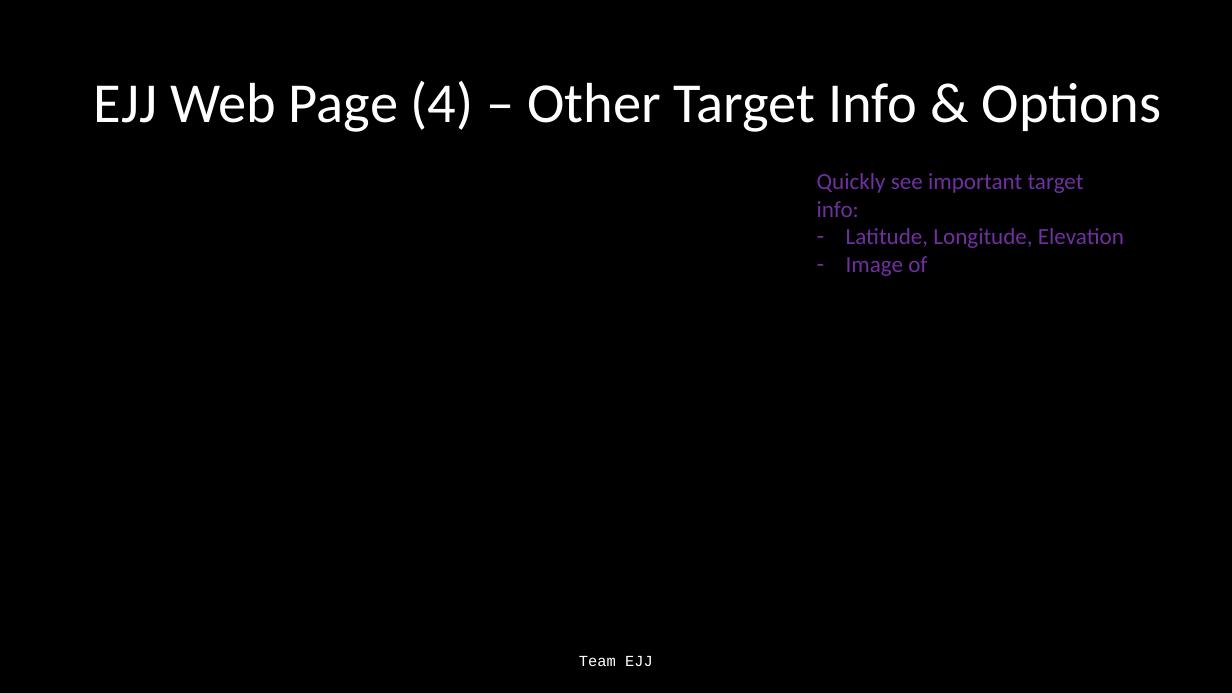
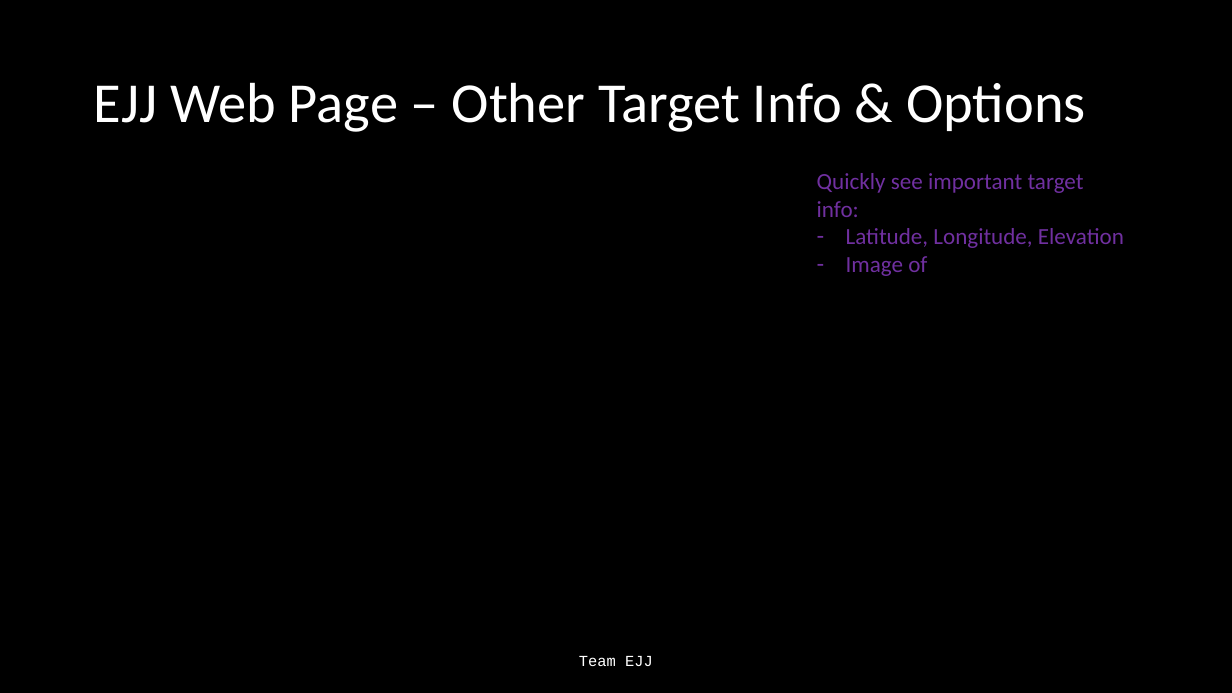
Before and after one commit to Jonathan805/RestrictedPlanning, a slide deck: slide 16 of TeamEJJ.pptx (slide 15 before the commit). Drawn at 1232x693 pixels with LibreOffice and Linux fonts; fonts in the diff are those of the drawing. Boxes give left, top, right and bottom in pixels: in the first picture for what was removed or moved away, otherwise in the second. Text is boxed around its words. In the diff, an @@ line names an element or a change of style, - is before the commit and + after.

```diff
--- a/TeamEJJ.pptx
+++ b/TeamEJJ.pptx
@@ title at (x1=94, y1=82, x2=1086, y2=132): text changed @@
-EJJ Web Page (4) – Other Target Info & Options
+EJJ Web Page – Other Target Info & Options
```
Also in this commit, not shown: 4 other slides changed, 1 slide added, 1 other file.
